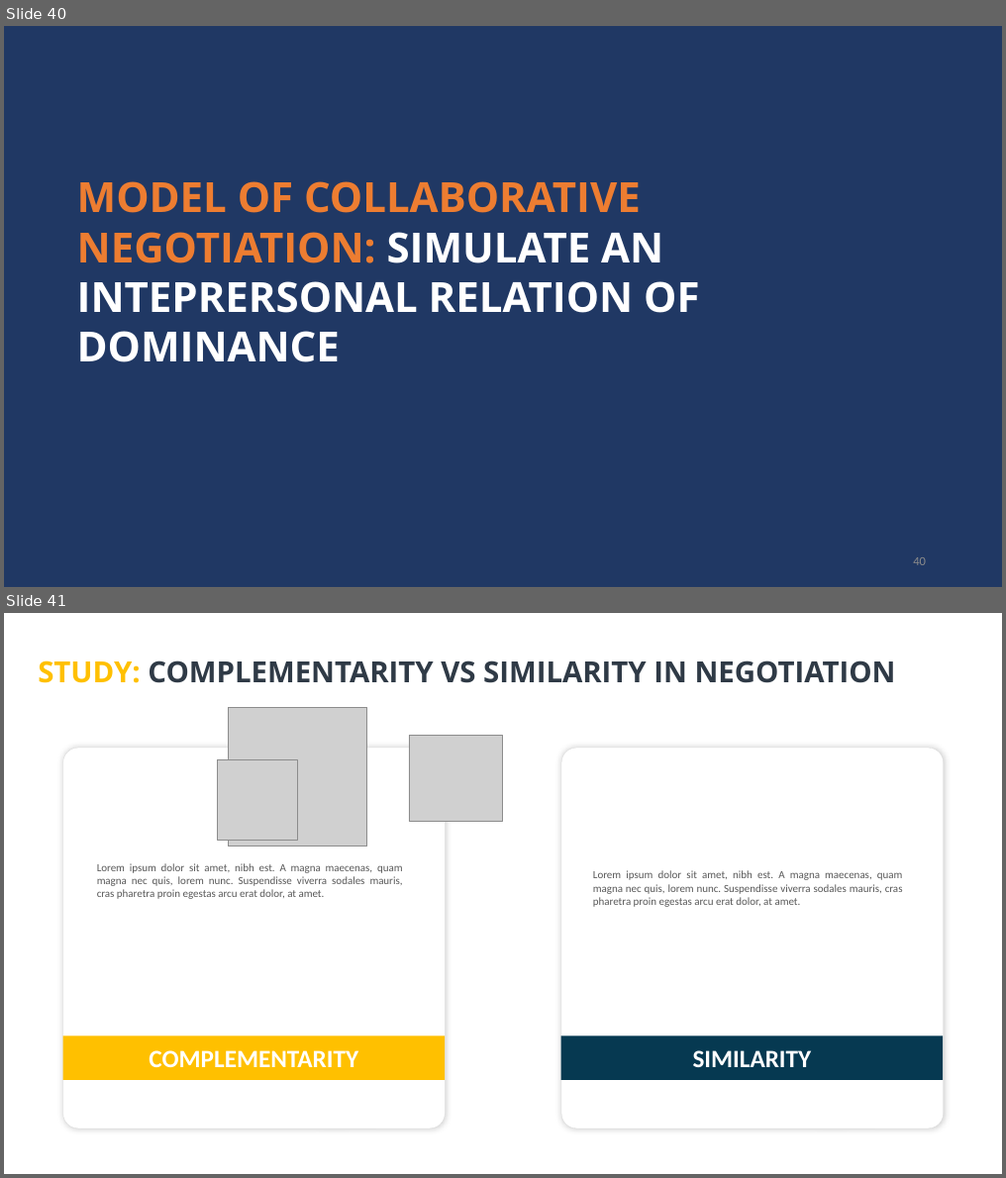
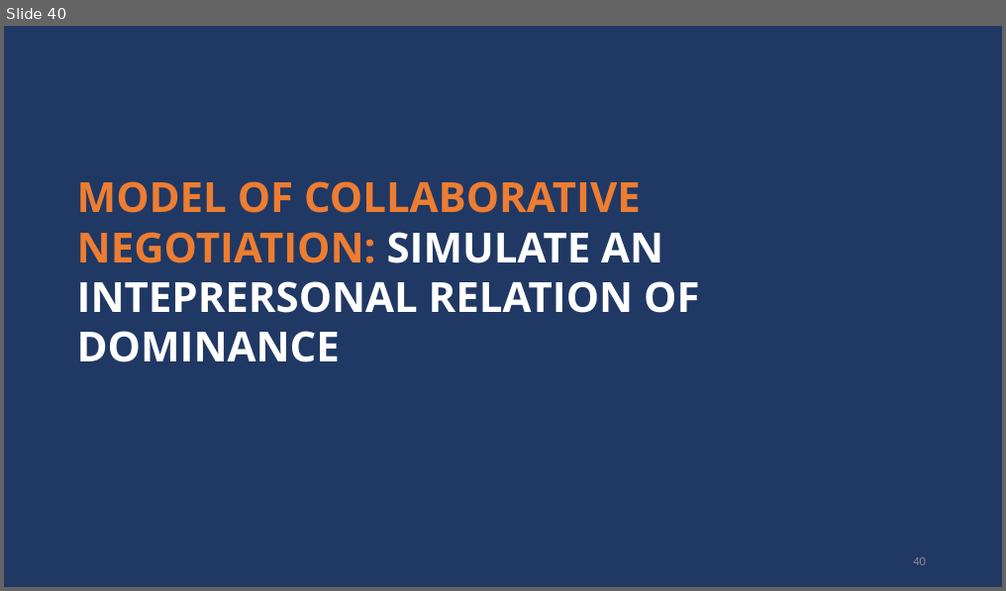
Before and after one commit to Olydia/Discolog, a slide deck: thesis_v2/presentation/thses.pptx. Shown one above the other, each under a label of ours: slides 40 and 41 before the commit, slide 40 after it. The pictures are 1006x1178 and 1006x591 pixels, drawn with LibreOffice and Linux fonts; fonts in the diff are those of the drawing; grey boxes stand for pictures. Boxes give left, top, right and bottom in pixels: in the first picture for what was removed or moved away, otherwise in the second. Text is boxed around its words. In the diff, an @@ line names an element or a change of style, - is before the commit and + after.

```diff
--- a/thesis_v2/presentation/thses.pptx
+++ b/thesis_v2/presentation/thses.pptx
@@ slide 41 removed at <box>4,613,1002,1174</box>, background #FFFFFF @@
@@ title removed at <box>38,661,896,683</box> @@
-STUDY: COMPLEMENTARITY VS SIMILARITY IN NEGOTIATION
@@ picture removed at <box>228,707,367,847</box> @@
@@ rounded rectangle removed at <box>63,748,445,1129</box> @@
@@ picture removed at <box>218,760,297,840</box> @@
@@ picture removed at <box>409,735,503,822</box> @@
@@ rounded rectangle removed at <box>561,748,944,1129</box> @@
@@ text removed at <box>97,863,403,899</box> @@
-Lorem ipsum dolor sit amet, nibh est. A magna maecenas, quam magna nec quis, lorem nunc. Suspendisse viverra sodales mauris, cras pharetra proin egestas arcu erat dolor, at amet.
@@ text removed at <box>593,870,903,907</box> @@
-Lorem ipsum dolor sit amet, nibh est. A magna maecenas, quam magna nec quis, lorem nunc. Suspendisse viverra sodales mauris, cras pharetra proin egestas arcu erat dolor, at amet.
@@ rectangle removed at <box>63,1036,445,1080</box> @@
-COMPLEMENTARITY
@@ rectangle removed at <box>561,1036,943,1080</box> @@
-SIMILARITY
```
Also in this commit, not shown: 1 slide changed, 4 slides added, 1 other slide removed.
